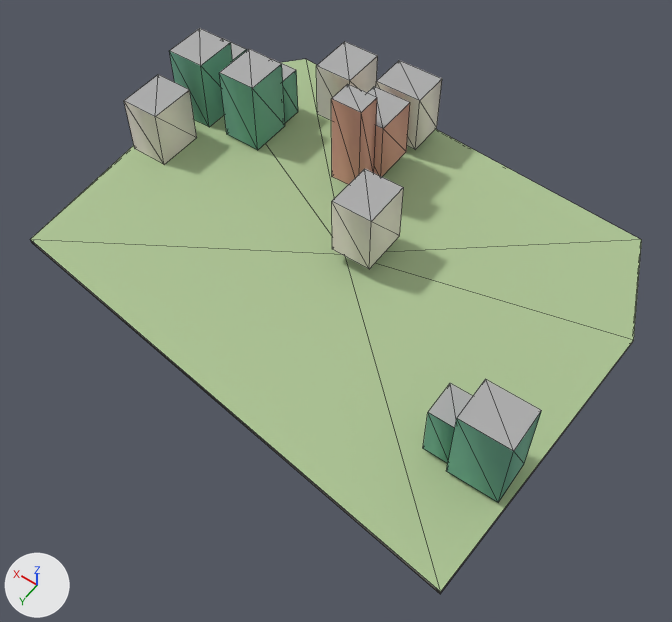
Two versions of the glTF model godot_project/remake/sky/islands/SKY-048.lod2.glb, one commit apart.
One viewpoint serves both versions: a 50 mm lens placed at (-128.0, 185.0, 254.0), pointed at (-7.0, 14.0, -14.0). Arrows for +X, +Y and +Z are at lower left; the lights stay in place. The first picture is the older version. Mesh edges are drawn as thin lines.

The older version as bpy lines, for what is in view:
```python
me_buildings = bpy.data.meshes.new('buildings')
me_buildings.from_pydata(...)  # 96 vertices, 120 faces; spans x -95.0..101.0, y -76.0..55.0, z 0.0..44.0
me_buildings.materials.append(mat_sky_lod_bldg)
me_deck = bpy.data.meshes.new('deck')
me_deck.from_pydata(...)  # 7 vertices, 6 faces; spans x -102.0..106.0, y -83.0..87.0, z 0.0
me_deck.materials.append(mat_sky_deck)
me_rock = bpy.data.meshes.new('rock')
me_rock.from_pydata(...)  # 23 vertices, 38 faces; spans x -102.0..106.0, y -83.0..87.0, z -47.0..0.0
me_rock.materials.append(mat_sky_rock)
ob_buildings = bpy.data.objects.new('buildings', me_buildings)
ob_buildings.location = (0.0, 0.0, 0.0)
ob_deck = bpy.data.objects.new('deck', me_deck)
ob_deck.location = (0.0, 0.0, 0.0)
ob_rock = bpy.data.objects.new('rock', me_rock)
ob_rock.location = (0.0, 0.0, 0.0)
```
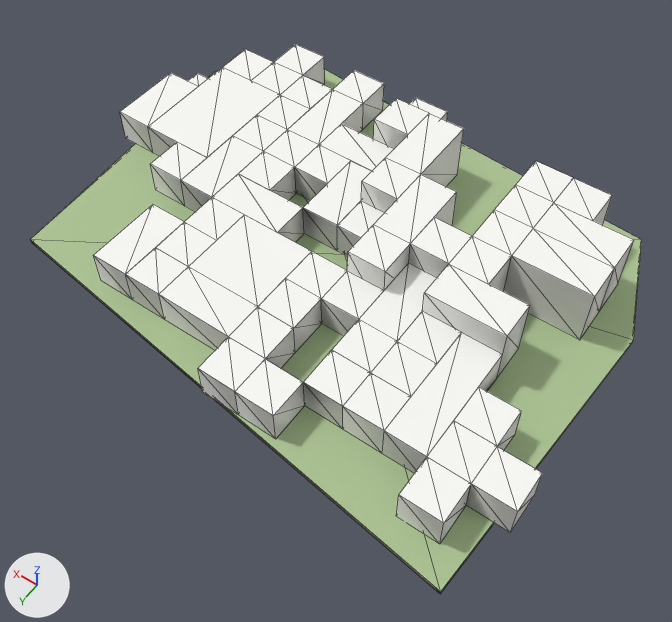
Pixel boxes [x1, y1, x2, y2] of what changed, in the pictures (672 x 622 px):
'warren_hull', added
    after: [94, 44, 634, 543]
'buildings', deleted
    before: [124, 28, 542, 503]
'deck', unchanged, covered by the edit
    before: [31, 59, 642, 592]
    after: [31, 69, 642, 592]

What changed in the scene script:
```text
Add me_warren_hull:
    me_warren_hull.from_pydata(...)  # 238 vertices, 580 faces; spans x -102.0..108.0, y -75.0..75.0, z 0.0..23.0
    me_warren_hull.materials.append(mat_sky_lod_bldg)
Remove ob_buildings:
    ob_buildings = bpy.data.objects.new('buildings', me_buildings)
    ob_buildings.location = (0.0, 0.0, 0.0)
Add ob_warren_hull:
    ob_warren_hull = bpy.data.objects.new('warren_hull', me_warren_hull)
    ob_warren_hull.location = (0.0, 0.0, 0.0)
```
